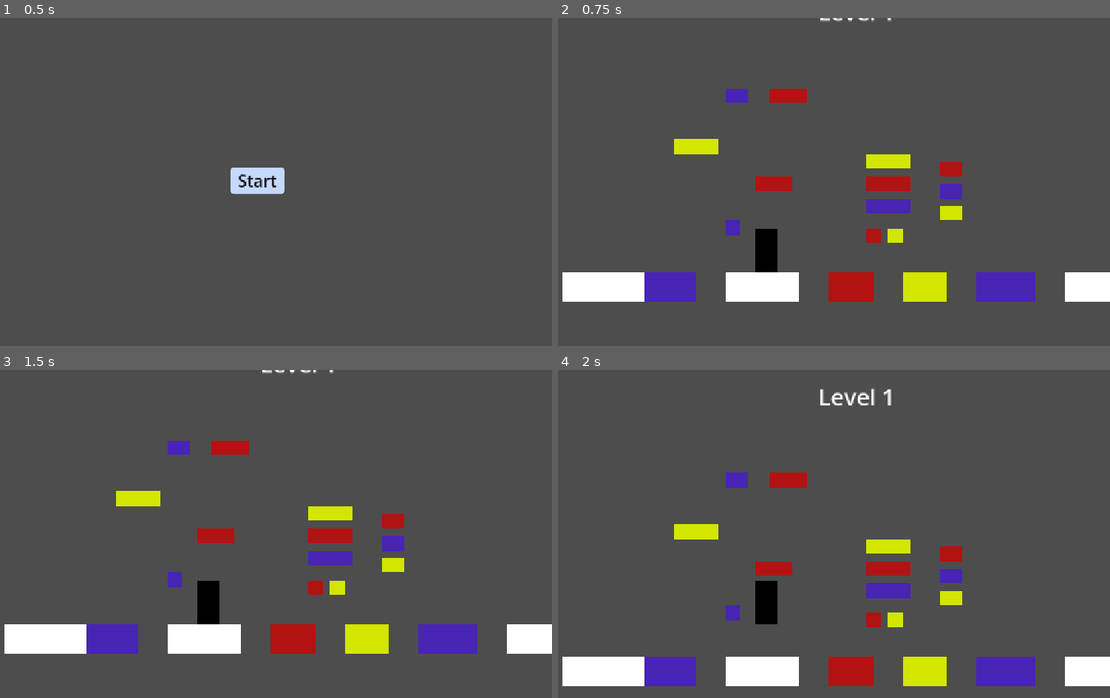
Above: before the commit, frames 1-4 (two rows, left to right).
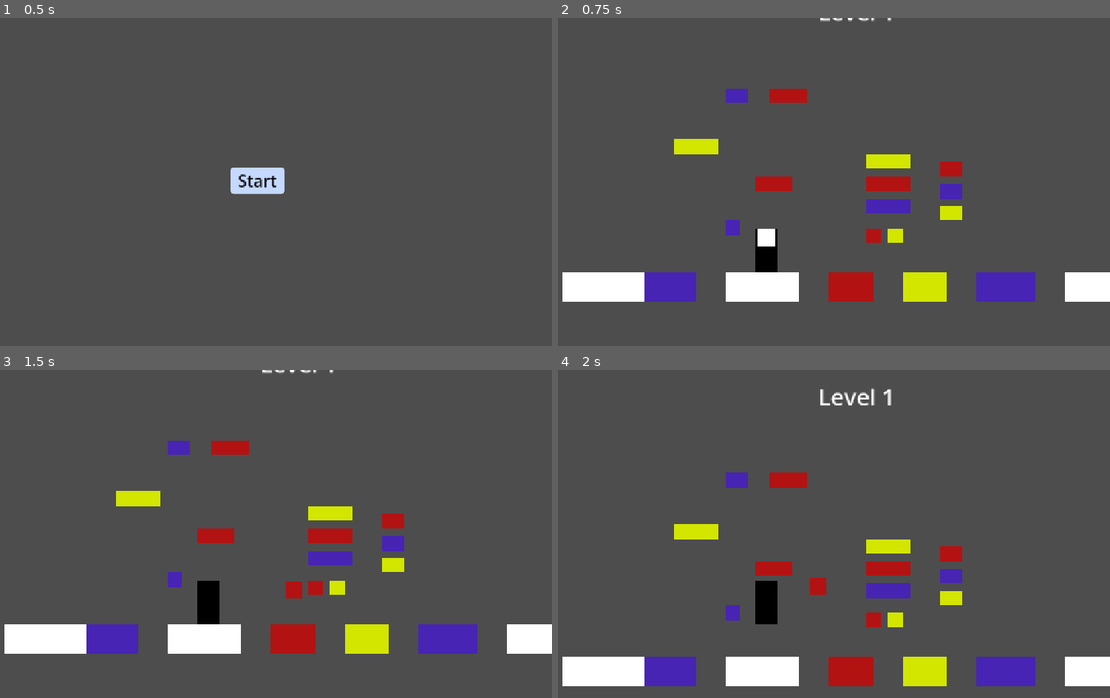
Above: after the commit, the same moments.

Repository: Guilhermeasper/ggj-mask
Game: Godot game, scene res://levels/main_menu/main_menu.tscn
Two runs of this game, one before a commit and one after it. Both use one fixed random seed, a clock stepped at 60 frames per second and the inputs below.
Inputs:
- Up to frame 1 (0.5 s): no input
- Up to frame 2 (0.75 s): click "Start" at 0.5 s
- Up to frame 3 (1.5 s): tap Enter at 1.25 s; hold E (mask_right) from 1.28 s (still down); hold Z from 1.28 s (still down)
- Up to frame 4 (2 s): keep holding E (mask_right); keep holding Z; tap Space (jump) at 1.52 s

Frame 1 is identical in both runs. In frame 2, 0.2% of the frame differs, in the area x 36-40%, y 64-70%; in frame 3, 0.2%; in frame 4, 0.2%.

Commit message:
feat: add throwable mask

Diff:
--- /dev/null
+++ b/entities/masks/mask.gd
@@ -0,0 +1,76 @@
+extends CharacterBody2D
+
+enum State { IDLE, THROWN, RETURNING }
+
+@export var speed: float = 1200.0
+@export var max_distance: float = 600.0
+@export var return_speed: float = 800.0
+@export var curve_power: float = 1500.0 # Upward force
+
+var _state: State = State.IDLE
+var _start_position: Vector2
+var _direction: Vector2
+
+# Target position relative to parent when equipped
+var _equip_position: Vector2 = Vector2(1, -28)
+
+
+func throw(dir: Vector2) -> void:
+	if _state != State.IDLE:
+		return
+
+	_state = State.THROWN
+	_direction = dir.normalized()
+	# If direction is zero (shouldn't happen), default to right
+	if _direction == Vector2.ZERO:
+		_direction = Vector2.RIGHT
+
+	_start_position = global_position
+
+	velocity = _direction * speed
+
+
+func _physics_process(delta: float) -> void:
+	match _state:
+		State.IDLE:
+			pass
+		State.THROWN:
+			# Decelerate along the throw direction
+			position.x += _direction.x * 20
+			var forward_speed = velocity.dot(_direction)
+			velocity -= _direction * speed * delta
+
+			# Move
+			move_and_slide()
+
+			# Check transition conditions
+			var dist = global_position.distance_to(_start_position)
+
+			# If we stopped moving forward or went too far
+			if forward_speed <= 0 or dist > max_distance:
+				_state = State.RETURNING
+		State.RETURNING:
+			# Target the equip position on the player
+			var target = get_parent().to_global(_equip_position)
+			var to_target = global_position.direction_to(target)
+			var dist = global_position.distance_to(target)
+
+			# Homing behavior
+			# Smoothly steer towards player or just accelerate?
+			# Simple acceleration is more reliable for return
+			velocity = velocity.move_toward(to_target * return_speed, return_speed * 4 * delta)
+
+			move_and_slide()
+
+			# Catch condition
+			if dist < 50.0:
+				_catch()
+
+
+func _catch() -> void:
+	_state = State.IDLE
+	top_level = true
+	position = _equip_position
+	velocity = Vector2.ZERO
+	top_level = false
+	rotation = 0
--- a/entities/masks/mask.tscn
+++ b/entities/masks/mask.tscn
@@ -1,8 +1,25 @@
 [gd_scene format=3 uid="uid://bkpte013dpw0f"]
 
-[sub_resource type="RectangleShape2D" id="RectangleShape2D_02kko"]
+[ext_resource type="Script" uid="uid://u1nr4npga2v1" path="res://entities/masks/mask.gd" id="1_lj4tr"]
+
+[sub_resource type="Gradient" id="Gradient_lj4tr"]
+colors = PackedColorArray(1, 1, 1, 1, 1, 1, 1, 1)
+
+[sub_resource type="GradientTexture2D" id="GradientTexture2D_4s1ha"]
+gradient = SubResource("Gradient_lj4tr")
+
+[sub_resource type="CircleShape2D" id="CircleShape2D_lj4tr"]
+radius = 17.0
 
 [node name="Mask" type="CharacterBody2D" unique_id=1772725403]
+collision_layer = 128
+collision_mask = 255
+script = ExtResource("1_lj4tr")
+
+[node name="Sprite2D" type="Sprite2D" parent="." unique_id=79358540]
+scale = Vector2(0.5703125, 0.5703125)
+texture = SubResource("GradientTexture2D_4s1ha")
 
 [node name="CollisionShape2D" type="CollisionShape2D" parent="." unique_id=623091752]
-shape = SubResource("RectangleShape2D_02kko")
+rotation = -0.0037934026
+shape = SubResource("CircleShape2D_lj4tr")
--- a/entities/player/player.gd
+++ b/entities/player/player.gd
@@ -34,6 +34,12 @@
 	var direction := Input.get_axis("left", "right")
 	if direction != 0:
 		velocity.x = direction * SPEED
+		# Flip sprite based on direction
+		$Body.scale.x = abs($Body.scale.x) * direction
+		# Also flip the mask position? No, mask is child.
+		# If mask is top_level, it ignores parent transform.
+		# But when attached (top_level false), it inherits.
+		# If we flip parent scale, the child position (1, -28) might flip to (-1, -28) which is correct for looking left.
 	else:
 		velocity.x = move_toward(velocity.x, 0, SPEED)
 
@@ -41,6 +47,16 @@
 		_switch_mask(-1)
 	elif Input.is_action_just_pressed("mask_right"):
 		_switch_mask(1)
+
+	# Throw mask input (using Z key as temporary bind)
+	if Input.is_key_pressed(KEY_Z):
+		# Default to whatever direction we are facing (based on scale)
+		var throw_dir = Vector2.RIGHT
+
+		# Allow overriding with input if moving?
+		# Standard is: throw where you are facing.
+
+		$Mask.throw(throw_dir)
 
 	move_and_slide()
 
@@ -50,9 +66,9 @@
 	_extra_jumps_remaining = _current_mask.extra_jumps
 
 	# TODO: Remover quando as mascaras tiverem suas proprias texturas
-	# var gradient = $Body/Mask/Sprite2D.texture.gradient
-	# for i in range(gradient.get_point_count()):
-	# 	gradient.set_color(i, _current_mask.color)
+	var gradient = $Mask/Sprite2D.texture.gradient
+	for i in range(gradient.get_point_count()):
+		gradient.set_color(i, _current_mask.color)
 
 	for i in range(MASKS.size()):
 		set_collision_mask_value(i + 4, i == _mask_index || i == 0)
--- a/entities/player/player.tscn
+++ b/entities/player/player.tscn
@@ -2,10 +2,6 @@
 
 [ext_resource type="Script" uid="uid://to8et43nnqop" path="res://entities/player/player.gd" id="1_symyc"]
 [ext_resource type="PackedScene" uid="uid://bkpte013dpw0f" path="res://entities/masks/mask.tscn" id="2_abrql"]
-
-[sub_resource type="CapsuleShape2D" id="CapsuleShape2D_sfv1e"]
-radius = 24.0
-height = 80.0
 
 [sub_resource type="Gradient" id="Gradient_symyc"]
 colors = PackedColorArray(0, 0, 0, 1, 0, 0, 0, 1)
@@ -13,21 +9,25 @@
 [sub_resource type="GradientTexture2D" id="GradientTexture2D_abrql"]
 gradient = SubResource("Gradient_symyc")
 
+[sub_resource type="CapsuleShape2D" id="CapsuleShape2D_sfv1e"]
+radius = 24.0
+height = 80.0
+
 [node name="Player" type="CharacterBody2D" unique_id=945925870]
 collision_mask = 8
 script = ExtResource("1_symyc")
-
-[node name="CollisionShape2D" type="CollisionShape2D" parent="." unique_id=1047315707]
-position = Vector2(0, 8)
-shape = SubResource("CapsuleShape2D_sfv1e")
 
 [node name="Body" type="Sprite2D" parent="." unique_id=38593929]
 position = Vector2(2.1457672e-06, 1.9073486e-06)
 scale = Vector2(0.75, 1.5)
 texture = SubResource("GradientTexture2D_abrql")
 
-[node name="Mask" parent="Body" unique_id=1772725403 instance=ExtResource("2_abrql")]
-position = Vector2(-2.861023e-06, -21.333334)
+[node name="CollisionShape2D" type="CollisionShape2D" parent="." unique_id=1047315707]
+position = Vector2(0, 8)
+shape = SubResource("CapsuleShape2D_sfv1e")
 
 [node name="Camera2D" type="Camera2D" parent="." unique_id=1034638839]
 position = Vector2(104, -144)
+
+[node name="Mask" parent="." unique_id=1772725403 instance=ExtResource("2_abrql")]
+position = Vector2(0, -28)
Not shown, added: entities/masks/mask.gd.uid
